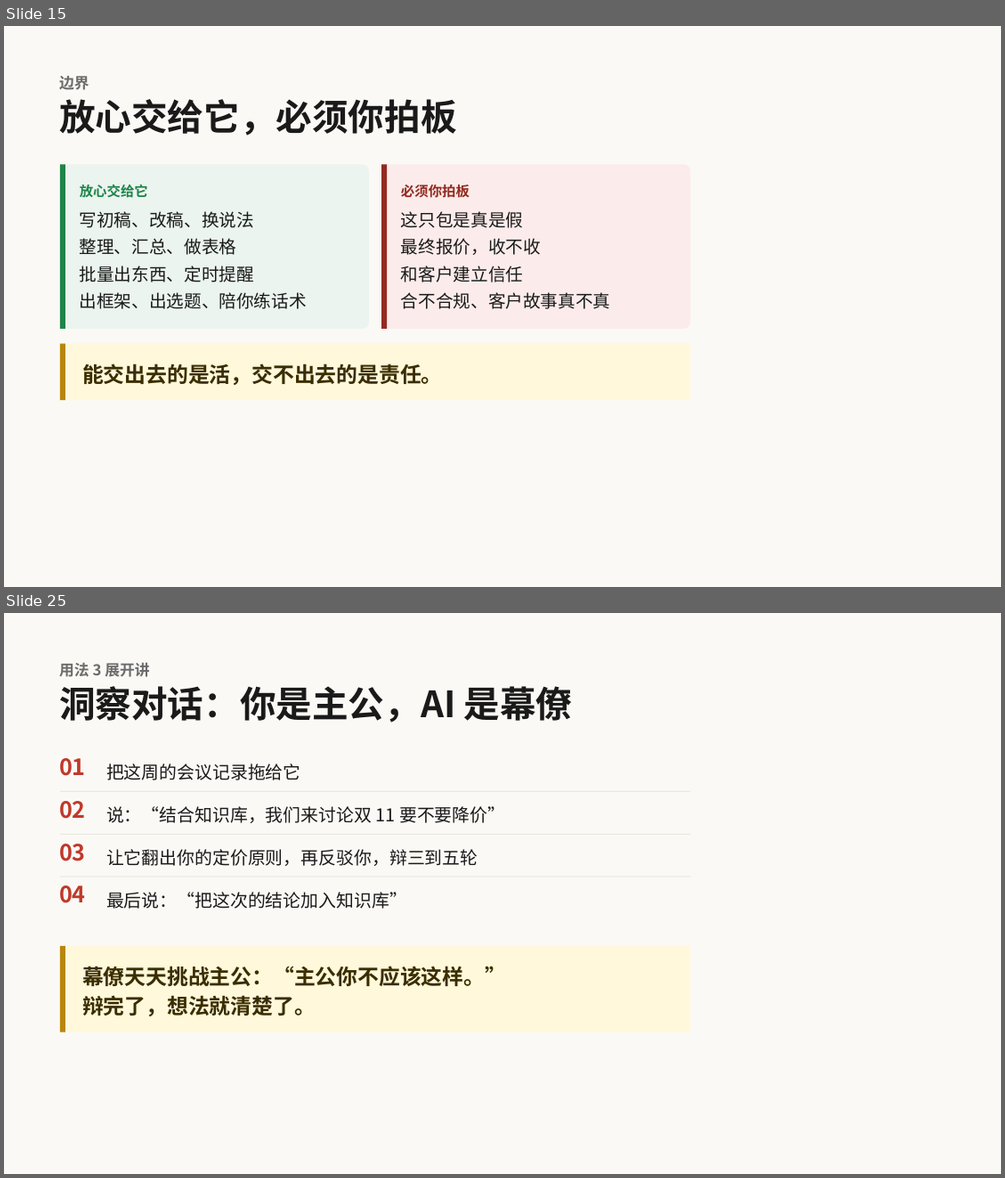
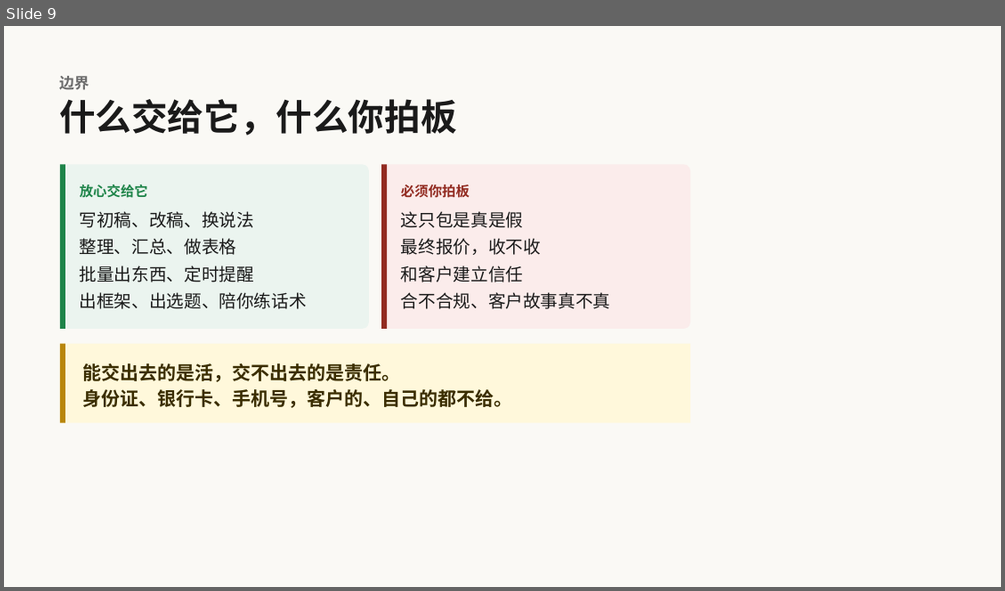
Before and after one commit to yayaaimengzhu-ops/plan, a slide deck: 11-04 先问对再让AI懂你-演示文稿·可编辑.pptx. Shown one above the other, each under a label of ours: slides 15 and 25 before the commit, slide 9 after it; the slides between them are not shown. The pictures are 1005x1178 and 1005x591 pixels, drawn with LibreOffice and Linux fonts; fonts in the diff are those of the drawing. Boxes give left, top, right and bottom in pixels: in the first picture for what was removed or moved away, otherwise in the second. Text is boxed around its words. In the diff, an @@ line names an element or a change of style, - is before the commit and + after.

```diff
--- a/11-04 先问对再让AI懂你-演示文稿·可编辑.pptx
+++ b/11-04 先问对再让AI懂你-演示文稿·可编辑.pptx
@@ slide 25 removed at (4, 613, 1001, 1174), background #FAF9F5 @@
@@ text removed at (59, 663, 149, 677) @@
-用法 3 展开讲
@@ text removed at (59, 686, 573, 722) @@
-洞察对话：你是主公，AI 是幕僚
@@ text removed at (59, 758, 86, 776) @@
-01
@@ text removed at (106, 763, 301, 780) @@
-把这周的会议记录拖给它
@@ rectangle removed at (60, 791, 690, 792) @@
@@ text removed at (59, 801, 86, 819) @@
-02
@@ text removed at (106, 806, 505, 823) @@
-说：“结合知识库，我们来讨论双 11 要不要降价”
@@ text removed at (59, 844, 86, 861) @@
-03
@@ rectangle removed at (60, 834, 690, 835) @@
@@ text removed at (106, 849, 477, 866) @@
-让它翻出你的定价原则，再反驳你，辩三到五轮
@@ rectangle removed at (60, 876, 690, 877) @@
@@ text removed at (59, 885, 86, 903) @@
-04
@@ text removed at (106, 892, 407, 908) @@
-最后说：“把这次的结论加入知识库”
@@ rectangle removed at (60, 946, 690, 1032) @@
@@ rectangle removed at (60, 946, 65, 1032) @@
@@ text removed at (82, 965, 506, 1016) @@
-幕僚天天挑战主公：“主公你不应该这样。”
-辩完了，想法就清楚了。
@@ what was slide 15 is now slide 9 @@
@@ slide 9 changed as well @@
@@ text at (59, 99, 457, 135): text changed @@
-放心交给它，必须你拍板
+什么交给它，什么你拍板
@@ rectangle: place and size @@
-rectangle at (60, 344, 690, 401)
+rectangle at (60, 344, 690, 423)
@@ rectangle: place and size @@
-rectangle at (60, 344, 65, 401)
+rectangle at (60, 344, 65, 423)
@@ text at (82, 363, 400, 382): size 20.4 to 18 pt in "能交出去的是活，交不出去的是责任。"; line spacing 28.6pt to 25.2pt @@
@@ text at (82, 389, 512, 408): paragraph added @@
+身份证、银行卡、手机号，客户的、自己的都不给。
```
Also in this commit, not shown: 16 other slides changed, 3 slides added, 27 other slides removed, 1 other file.
